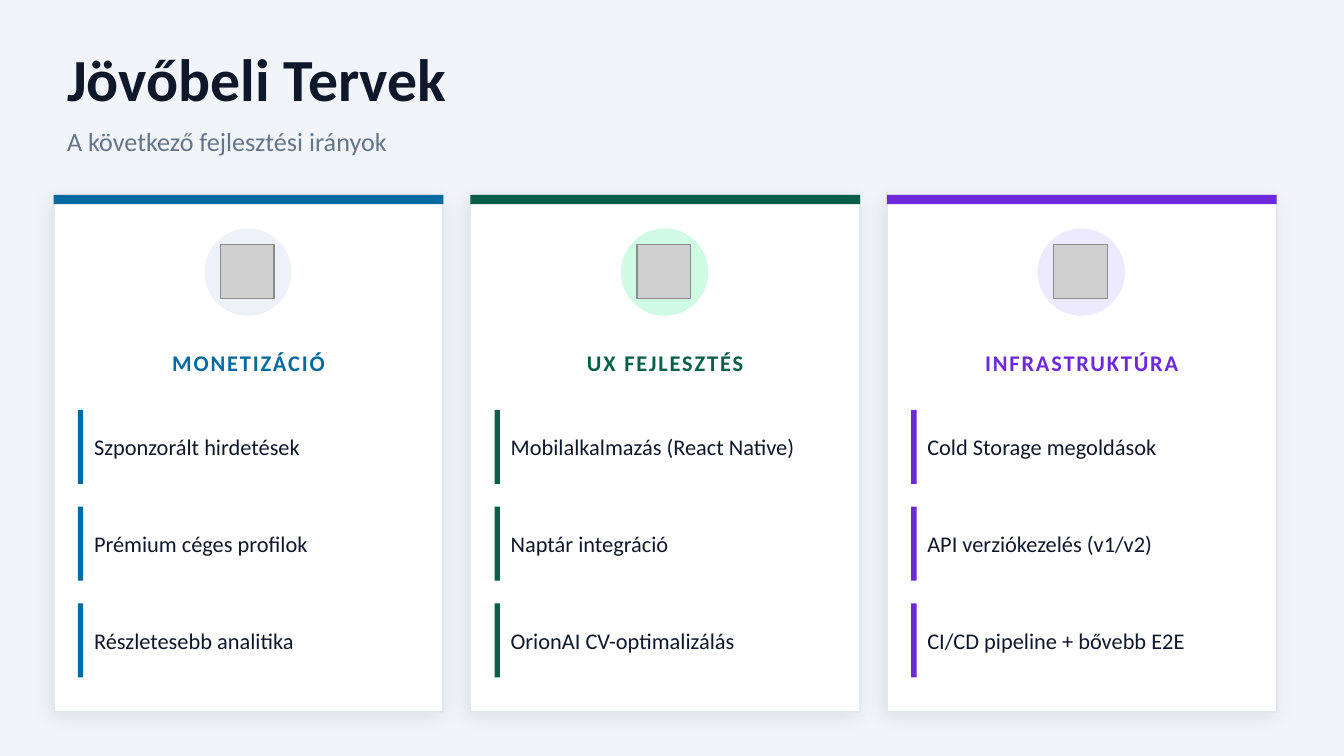
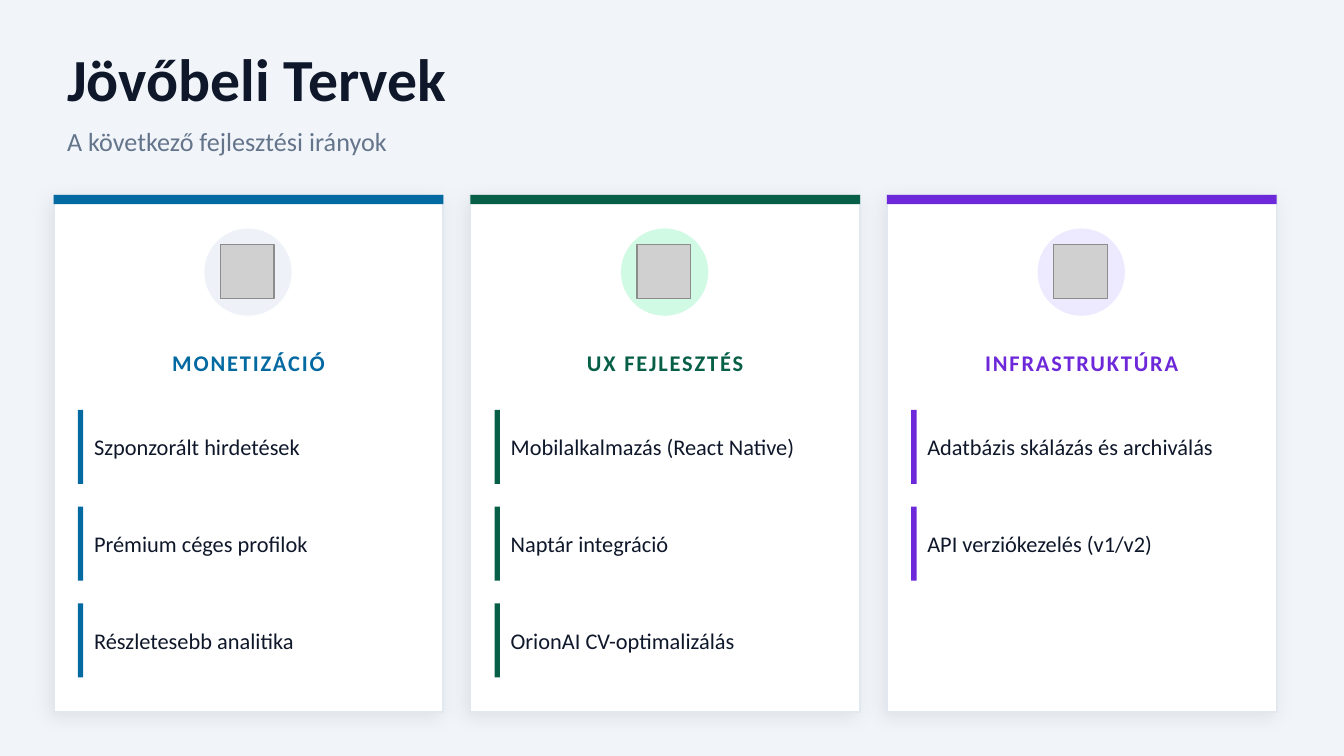
Before and after one commit to DomonkosTech/Orion, a slide deck: slide 20 of docs/Orion_Prezentacio.pptx (slide 15 before the commit). Drawn at 1344x756 pixels with LibreOffice and Linux fonts; fonts in the diff are those of the drawing; grey boxes stand for pictures. Boxes give left, top, right and bottom in pixels: in the first picture for what was removed or moved away, otherwise in the second. Text is boxed around its words. In the diff, an @@ line names an element or a change of style, - is before the commit and + after.

```diff
--- a/docs/Orion_Prezentacio.pptx
+++ b/docs/Orion_Prezentacio.pptx
@@ text at box(927, 439, 1213, 455): text changed @@
-Cold Storage megoldások
+Adatbázis skálázás és archiválás
@@ rectangle removed at box(911, 603, 917, 677) @@
@@ text removed at box(927, 633, 1184, 653) @@
-CI/CD pipeline + bővebb E2E
```
Also in this commit, not shown: 11 other slides changed, 5 slides added, 1 other file.
